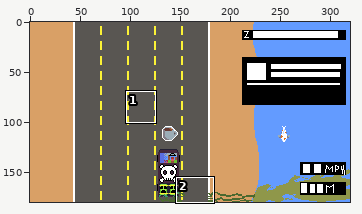
Edited in one commit: pixel-art file (assets/placeholders together0.ase). The picture above shows the old version from afar; the outline marks the close-up.
Close-up. Before the commit:
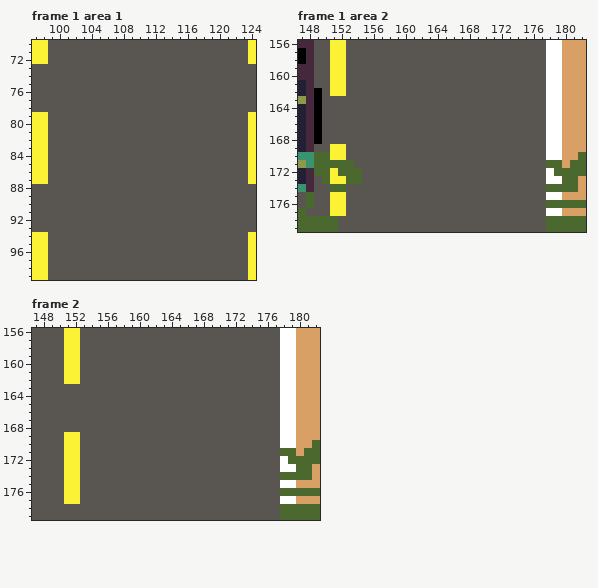
320x180 pixels, 5 frames. Shown: frame 1 area 1: x 97..124, y 70..99; frame 1 area 2: x 147..182, y 156..179; frame 2: x 147..182, y 156..179. The commit also changed other frames or places, which this record leaves out.
Once edited:
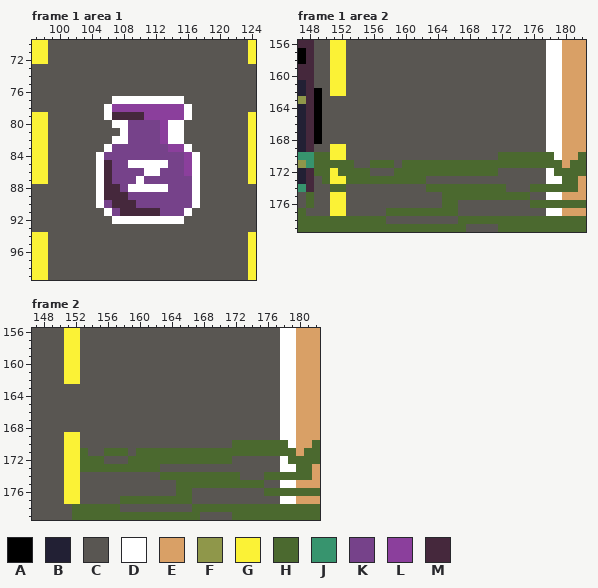
Palette (. is transparent): A #000000  B #222034  C #595652  D #ffffff  E #d9a066  F #8f974a  G #fbf236  H #4b692f  J #37946e  K #76428a  L #8b3f9c  M #45283c
Changes in this commit:
layer "Adjustable SLIME" added
Frame 1 area 1, layer "Obstacle":
y 77: x 107..115 CCCCCCCCC -> DDDDDDDDD
y 78: x 106..116 CCCCCCCCCCC -> DLLLLLLLLLD
y 79: x 106..116 CCCCCCCCCCC -> DMMMMLLLLLD
y 80: x 107..115 CCCCCCCCC -> DDKKKKLDD
y 81: x 108..115 CCCCCCCC -> DKKKKLDD
y 82: x 107..115 CCCCCCCCC -> DDKKKKLDD
y 83: x 106..116 CCCCCCCCCCC -> DKKKKKKKLLD
y 84: x 105..117 CCCCCCCCCCCCC -> DKKKKKKKKKKLD
y 85: x 105..117 CCCCCCCCCCCCC -> DMKKDDDDDKKLD
y 86: x 105..117 CCCCCCCCCCCCC -> DMKKKKDDKKKLD
y 87: x 105..117 CCCCCCCCCCCCC -> DMKKKDKKKKKKD
y 88: x 105..117 CCCCCCCCCCCCC -> DMMKDDDDDKKKD
y 89: x 105..117 CCCCCCCCCCCCC -> DMMMKKKKKKKKD
y 90: x 105..117 CCCCCCCCCCCCC -> DKMMMKKKKKKKD
y 91: x 106..116 CCCCCCCCCCC -> DKMMMMMKKKD
y 92: x 107..115 CCCCCCCCC -> DDDDDDDDD
Frame 1 area 2, layer "Adjustable SLIME":
y 170: x 172..178 CCCCCCD -> HHHHHHH
y 171: x 156..158 CCC -> HHH; x 160..177 CCCCCCCCCCCCCCCCCC -> HHHHHHHHHHHHHHHHHH
y 172: x 155 C -> H; x 159..171 CCCCCCCCCCCCC -> HHHHHHHHHHHHH
y 173: x 155..162 CCCCCCCC -> HHHHHHHH
y 174: x 163..172 CCCCCCCCCC -> HHHHHHHHHH; x 176..177 CC -> HH
y 175: x 165..175 CCCCCCCCCCC -> HHHHHHHHHHH
y 176: x 165..166 CC -> HH; x 176..177 CC -> HH
y 177: x 158..166 CCCCCCCCC -> HHHHHHHHH
y 178: x 152..157 CCCCCC -> HHHHHH; x 167..177 CCCCCCCCCCC -> HHHHHHHHHHH
y 179: x 152..167 CCCCCCCCCCCCCCCC -> HHHHHHHHHHHHHHHH; x 172..177 CCCCCC -> HHHHHH
Frame 2, layer "Adjustable SLIME":
y 170: x 172..178 CCCCCCD -> HHHHHHH
y 171: x 153 C -> H; x 156..158 CCC -> HHH; x 160..177 CCCCCCCCCCCCCCCCCC -> HHHHHHHHHHHHHHHHHH
y 172: x 153..155 CCC -> HHH; x 159..171 CCCCCCCCCCCCC -> HHHHHHHHHHHHH
y 173: x 153..162 CCCCCCCCCC -> HHHHHHHHHH
y 174: x 163..172 CCCCCCCCCC -> HHHHHHHHHH; x 176..177 CC -> HH
y 175: x 165..175 CCCCCCCCCCC -> HHHHHHHHHHH
y 176: x 165..166 CC -> HH; x 176..177 CC -> HH
y 177: x 158..166 CCCCCCCCC -> HHHHHHHHH
y 178: x 152..157 CCCCCC -> HHHHHH; x 167..177 CCCCCCCCCCC -> HHHHHHHHHHH
y 179: x 152..167 CCCCCCCCCCCCCCCC -> HHHHHHHHHHHHHHHH; x 172..177 CCCCCC -> HHHHHH
Where, in picture pixels (left, top, right, bottom), the same in both close-ups:
changed: (96, 96, 200, 224)
changed: (338, 152, 554, 232)
changed: (72, 440, 288, 520)
